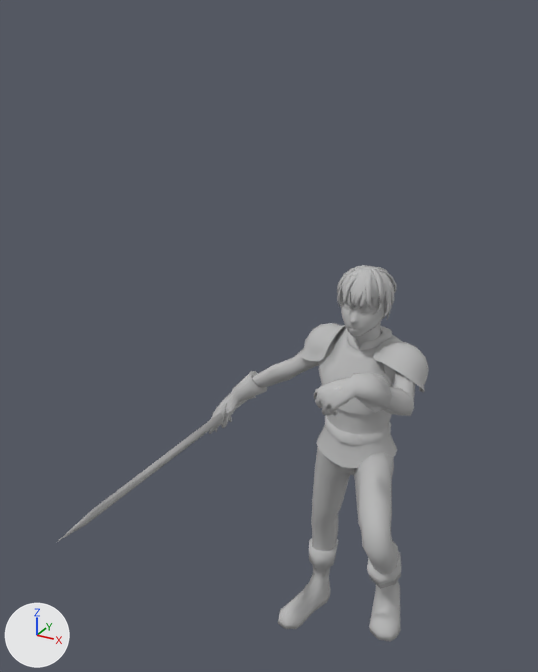
A saved change to the FBX model Assets/Model/0912/주인공 모션(수정)/기본 자세.fbx.
Before and after are seen from a 50 mm camera at (0.96, -3.44, 1.68) aimed at (-0.4, -0.97, 0.44). Arrows for +X, +Y and +Z are at lower left; the lights stay in place. The first picture is the older version. Both versions are drawn at frame 51 of the action 'Take 001'; the numbers are the values there.

The first picture shows 'man_eyes', 'model_man'.
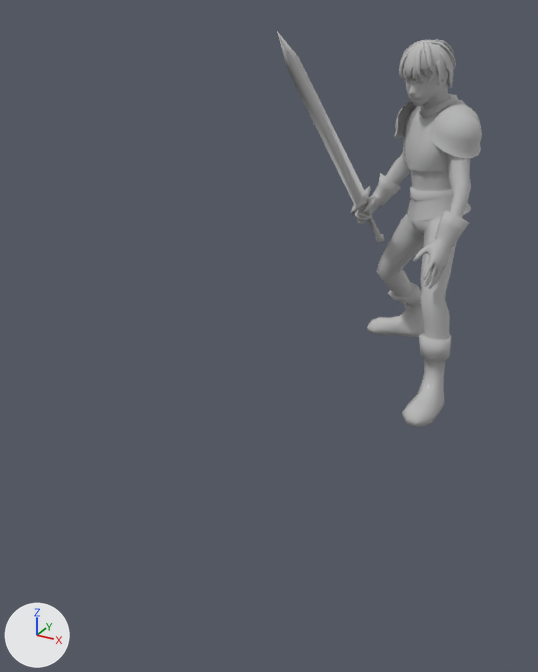
Location of each change, [x1, y1, x2, y2] in pixels of the pictures (538 x 672 px; the box of a moved part takes in the faces that stretch with it):
'model_man', reshaped, moved, turned
    before: [57, 265, 429, 642]
    after: [277, 31, 482, 427]
'man_eyes', moved
    before: [344, 304, 374, 313]
    after: [406, 79, 428, 84]
part 1 of me_mesh, moved or reshaped
    before: [317, 408, 397, 468]
    after: [407, 170, 471, 221]
part 2 of me_mesh, moved or reshaped
    before: [347, 326, 393, 351]
    after: [420, 94, 459, 118]
part 3 of me_mesh, moved or reshaped
    before: [373, 340, 429, 392]
    after: [431, 105, 482, 158]
part 4 of me_mesh, moved or reshaped
    before: [325, 415, 391, 445]
    after: [410, 186, 453, 201]
part 5 of me_mesh, moved or reshaped
    before: [298, 323, 346, 362]
    after: [394, 100, 417, 138]
part 6 of me_mesh, moved or reshaped
    before: [340, 265, 393, 320]
    after: [402, 40, 454, 88]
part 7 of me_mesh, moved or reshaped
    before: [377, 269, 397, 294]
    after: [430, 41, 453, 61]
part 8 of me_mesh, moved or reshaped
    before: [383, 289, 390, 318]
    after: [436, 59, 442, 86]
part 9 of me_mesh, moved or reshaped
    before: [389, 281, 394, 305]
    after: [440, 51, 451, 72]
part 10 of me_mesh, moved or reshaped
    before: [337, 267, 363, 294]
    after: [401, 42, 418, 59]
part 11 of me_mesh, moved or reshaped
    before: [343, 274, 358, 306]
    after: [399, 49, 412, 81]
part 12 of me_mesh, moved or reshaped
    before: [365, 275, 372, 310]
    after: [414, 47, 423, 80]
part 13 of me_mesh, moved or reshaped
    before: [370, 268, 384, 305]
    after: [423, 42, 433, 75]
part 14 of me_mesh, moved or reshaped
    before: [377, 267, 388, 273]
    after: [434, 39, 453, 54]
part 15 of me_mesh, moved or reshaped
    before: [57, 396, 256, 542]
    after: [277, 31, 384, 244]
part 16 of me_mesh, moved or reshaped
    before: [212, 293, 416, 642]
    after: [355, 68, 471, 427]

Patch to the scene script:
```diff
--- a/Assets/Model/0912/주인공 모션(수정)/기본 자세.fbx.py
+++ b/Assets/Model/0912/주인공 모션(수정)/기본 자세.fbx.py
@@ me_mesh @@
-me_mesh.from_pydata(...)  # 2576 vertices, 2400 faces; spans x -65.0..32.0, y -121.0..17.0, z 0.0..172.0
+me_mesh.from_pydata(...)  # 2576 vertices, 2400 faces; spans x -51.0..21.0, y 0.0..160.0, z -37.0..70.0
+# me_mesh part 1: the loose piece of 96 vertices spanning x -17.0..17.0, y -17.0..12.0, z 92.0..120.0 is multiplied about its middle by the matrix ((0.643, 0.754, -0.128), (0.039, 0.135, 0.989), (0.763, -0.642, 0.058)), then moved by (-3.0, 94.0, -104.0)
+# me_mesh part 2: the loose piece of 57 vertices spanning x -7.0..9.0, y -6.0..10.0, z 138.0..146.0 is multiplied about its middle by the matrix ((0.768, 0.587, -0.201), (0.029, 0.287, 0.944), (0.619, -0.74, 0.206)), then moved by (-6.0, 126.0, -137.0)
+# me_mesh part 3: the loose piece of 80 vertices spanning x 6.0..28.0, y -14.0..10.0, z 125.0..144.0 is multiplied about its middle by the matrix ((0.994, 0.105, 0.04), (-0.109, 0.8, 0.591), (0.03, -0.591, 0.806)), then moved by (-9.0, 120.0, -122.0)
+# me_mesh part 4: the loose piece of 72 vertices spanning x -14.0..14.0, y -15.0..9.0, z 101.0..107.0 is multiplied about its middle by the matrix ((0.63, 0.761, -0.128), (0.044, 0.13, 0.987), (0.77, -0.63, 0.048)), then moved by (-3.0, 93.0, -102.0)
+# me_mesh part 5: the loose piece of 80 vertices spanning x -29.0..-10.0, y -8.0..15.0, z 128.0..144.0 is multiplied about its middle by the matrix ((0.615, 0.674, -0.411), (0.331, 0.253, 0.909), (0.716, -0.695, -0.068)), then moved by (0.0, 117.0, -143.0)
+# me_mesh part 6: the loose piece of 274 vertices spanning x -10.0..10.0, y -13.0..11.0, z 147.0..172.0 is multiplied about its middle by the matrix ((0.911, 0.382, -0.153), (0.018, 0.334, 0.942), (0.411, -0.862, 0.297)), then moved by (-9.0, 144.0, -148.0)
+# me_mesh part 7: the loose piece of 26 vertices spanning x 0.0..10.0, y -3.0..6.0, z 159.0..171.0 is multiplied about its middle by the matrix ((0.911, 0.382, -0.153), (0.018, 0.334, 0.942), (0.411, -0.862, 0.297)), then moved by (-10.0, 148.0, -153.0)
+# me_mesh part 8: the loose piece of 26 vertices spanning x 7.0..11.0, y -6.0..-1.0, z 155.0..167.0 is multiplied about its middle by the matrix ((0.911, 0.382, -0.153), (0.018, 0.334, 0.942), (0.411, -0.862, 0.297)), then moved by (-11.0, 148.0, -144.0)
+# me_mesh part 9: the loose piece of 26 vertices spanning x 7.0..11.0, y -2.0..3.0, z 157.0..168.0 is multiplied about its middle by the matrix ((0.911, 0.382, -0.153), (0.018, 0.334, 0.942), (0.411, -0.862, 0.297)), then moved by (-10.0, 146.0, -149.0)
+# me_mesh part 10: the loose piece of 26 vertices spanning x -9.0..1.0, y -8.0..2.0, z 160.0..172.0 is multiplied about its middle by the matrix ((0.911, 0.382, -0.153), (0.018, 0.334, 0.942), (0.411, -0.862, 0.297)), then moved by (-11.0, 152.0, -153.0)
+# me_mesh part 11: the loose piece of 26 vertices spanning x -4.0..0.0, y -14.0..-2.0, z 159.0..171.0 is multiplied about its middle by the matrix ((0.911, 0.382, -0.153), (0.018, 0.334, 0.942), (0.411, -0.862, 0.297)), then moved by (-12.0, 154.0, -147.0)
+# me_mesh part 12: the loose piece of 26 vertices spanning x 0.0..6.0, y -12.0..-2.0, z 159.0..171.0 is multiplied about its middle by the matrix ((0.911, 0.382, -0.153), (0.018, 0.334, 0.942), (0.411, -0.862, 0.297)), then moved by (-13.0, 154.0, -146.0)
+# me_mesh part 13: the loose piece of 26 vertices spanning x -1.0..9.0, y -9.0..1.0, z 160.0..172.0 is multiplied about its middle by the matrix ((0.911, 0.382, -0.153), (0.018, 0.334, 0.942), (0.411, -0.862, 0.297)), then moved by (-12.0, 153.0, -149.0)
+# me_mesh part 14: the loose piece of 26 vertices spanning x -2.0..6.0, y -1.0..11.0, z 160.0..171.0 is multiplied about its middle by the matrix ((0.911, 0.382, -0.153), (0.018, 0.334, 0.942), (0.411, -0.862, 0.297)), then moved by (-8.0, 147.0, -157.0)
+# me_mesh part 15: the loose piece of 30 vertices spanning x -63.0..-50.0, y -121.0..17.0, z 90.0..111.0 is multiplied about its middle by the matrix ((0.971, 0.159, -0.18), (0.24, -0.667, 0.706), (-0.008, -0.728, -0.685)), then moved by (12.0, 158.0, -75.0)
+# me_mesh part 16: 1494 of 2576 vertices moved; they spanned x -65.0..32.0, y -50.0..14.0, z 0.0..166.0 and now span x -45.0..21.0, y 0.0..150.0, z -37.0..66.0; mean shift (-3.0, 98.0, -101.0); largest move (-8.0, -1.0, 166.0) -> (-18.0, 149.0, 10.0)
+# other edits to the shape of me_mesh do not show in these pictures
 me_mesh.materials.append(mat_model_man)
@@ ob_model_man @@
 ob_model_man = bpy.data.objects.new('model_man', me_mesh)
-ob_model_man.location = (0.0, -0.924, -0.924)
+ob_model_man.location = (0.0, 0.0, 0.0)
+ob_model_man.rotation_euler = (1.571, 0.0, 0.0)  # degrees (90, 0, 0)
 ob_model_man.scale = (0.01, 0.01, 0.01)
@@ ob_man_eyes @@
 ob_man_eyes = bpy.data.objects.new('man_eyes', me_mesh_001)
-ob_man_eyes.location = (0.0, -0.924, -0.924)
+ob_man_eyes.location = (0.0, 0.0, 0.0)
 ob_man_eyes.scale = (0.01, 0.01, 0.01)
```
